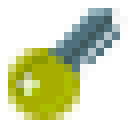
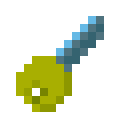
Revision of a layered 128 x 128 image; what changed, layer by layer:
hid "Слой" over [left=48, top=8, right=128, bottom=80]
added layer "Слой #2" above "Слой #1" over [left=56, top=16, right=104, bottom=72]
added layer "Слой #1" above "Фон" over [left=16, top=56, right=72, bottom=112]
hid "Фон" over [left=8, top=48, right=80, bottom=120]
